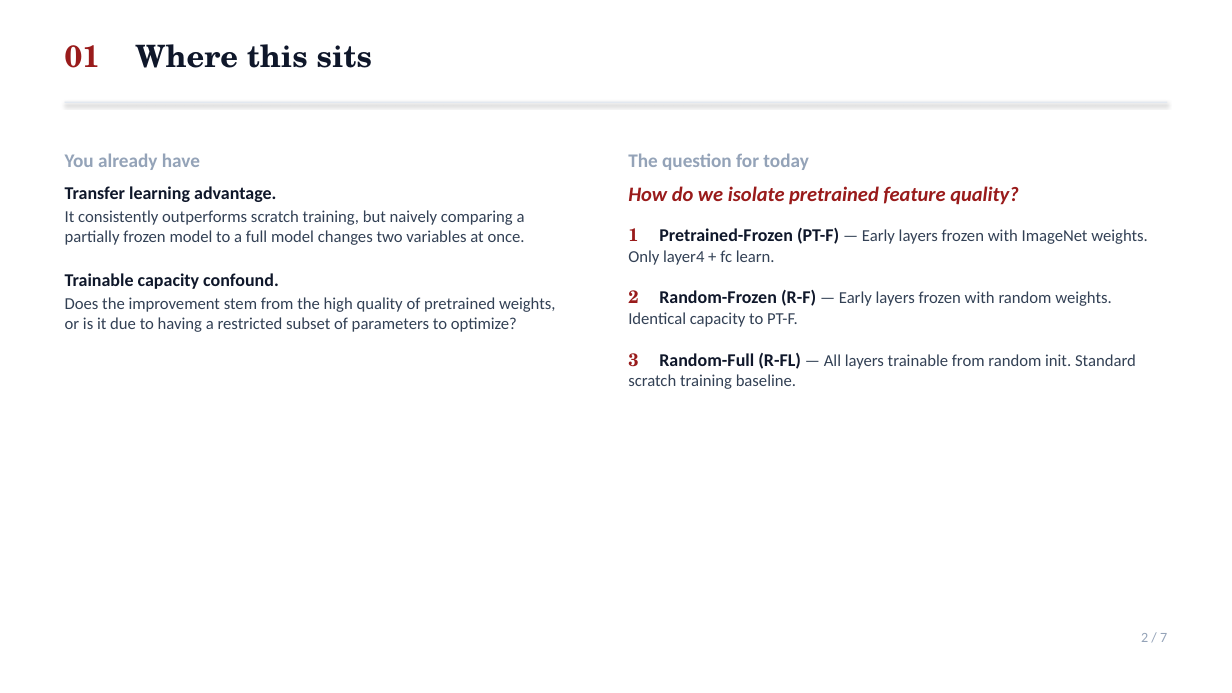
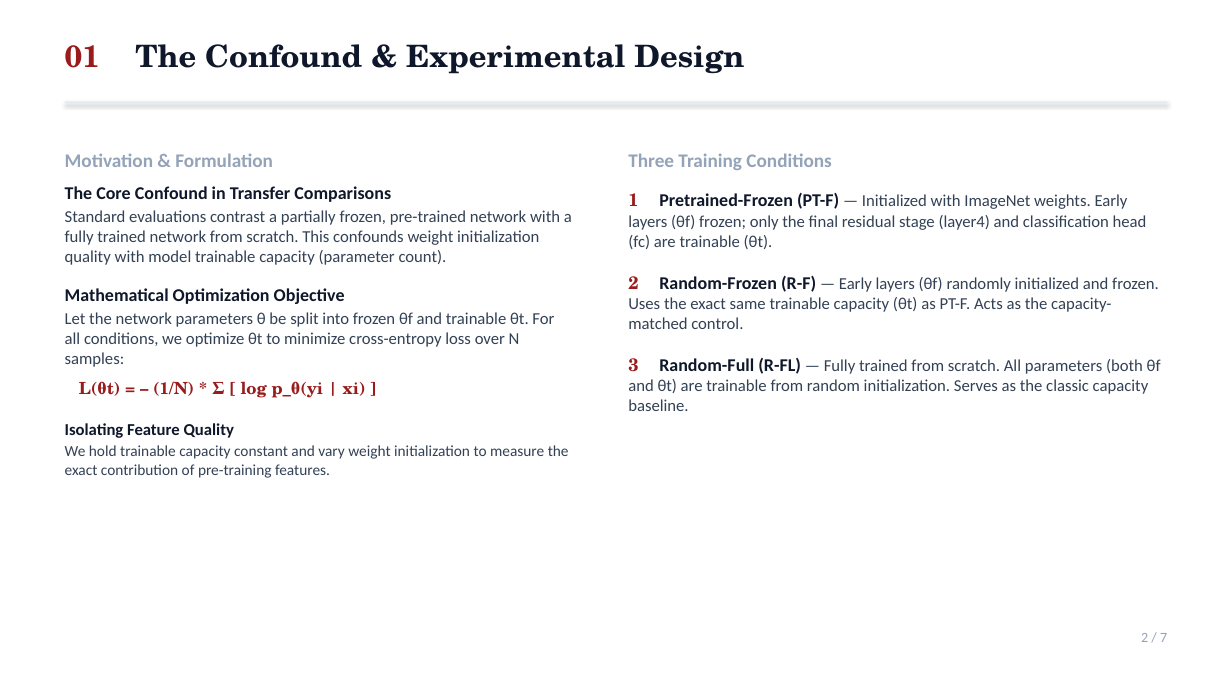
Before and after one commit to shrirag10/CS5330-Pattern-Recognition-Computer-vision-, a slide deck: slide 2 of Projects/final_project/presentation/presentation.pptx. Drawn at 1232x693 pixels with LibreOffice and Linux fonts; fonts in the diff are those of the drawing. Boxes give left, top, right and bottom in pixels: in the first picture for what was removed or moved away, otherwise in the second. Text is boxed around its words. In the diff, an @@ line names an element or a change of style, - is before the commit and + after.

Commit message:
Make PPTX presentation more dense with info, adding all metrics, parameters, mathematical formulas, and class-wise details

```diff
--- a/Projects/final_project/presentation/presentation.pptx
+++ b/Projects/final_project/presentation/presentation.pptx
@@ text at [65,44,744,74]: text changed @@
-01 Where this sits
+01 The Confound & Experimental Design
@@ text at [65,153,572,478]: text changed @@
-You already have
-Transfer learning advantage.
-It consistently outperforms scratch training, but naively comparing a partially frozen model to a full model changes two variables at once.
-Trainable capacity confound.
-Does the improvement stem from the high quality of pretrained weights, or is it due to having a restricted subset of parameters to optimize?
+Motivation & Formulation
+The Core Confound in Transfer Comparisons
+Standard evaluations contrast a partially frozen, pre-trained network with a fully trained network from scratch. This confounds weight initialization quality with model trainable capacity (parameter count).
+Mathematical Optimization Objective
+Let the network parameters θ be split into frozen θf and trainable θt. For all conditions, we optimize θt to minimize cross-entropy loss over N samples:
+L(θt) = – (1/N) * Σ [ log p_θ(yi | xi) ]
+Isolating Feature Quality
+We hold trainable capacity constant and vary weight initialization to measure the exact contribution of pre-training features.
@@ text at [628,153,1149,411]: text changed @@
-The question for today
-How do we isolate pretrained feature quality?
-1 Pretrained-Frozen (PT-F) — Early layers frozen with ImageNet weights. Only layer4 + fc learn.
-2 Random-Frozen (R-F) — Early layers frozen with random weights. Identical capacity to PT-F.
-3 Random-Full (R-FL) — All layers trainable from random init. Standard scratch training baseline.
+Three Training Conditions
+1 Pretrained-Frozen (PT-F) — Initialized with ImageNet weights. Early layers (θf) frozen; only the final residual stage (layer4) and classification head (fc) are trainable (θt).
+2 Random-Frozen (R-F) — Early layers (θf) randomly initialized and frozen. Uses the exact same trainable capacity (θt) as PT-F. Acts as the capacity-matched control.
+3 Random-Full (R-FL) — Fully trained from scratch. All parameters (both θf and θt) are trainable from random initialization. Serves as the classic capacity baseline.
```
Also in this commit, not shown: 6 other slides changed, 1 other file.
